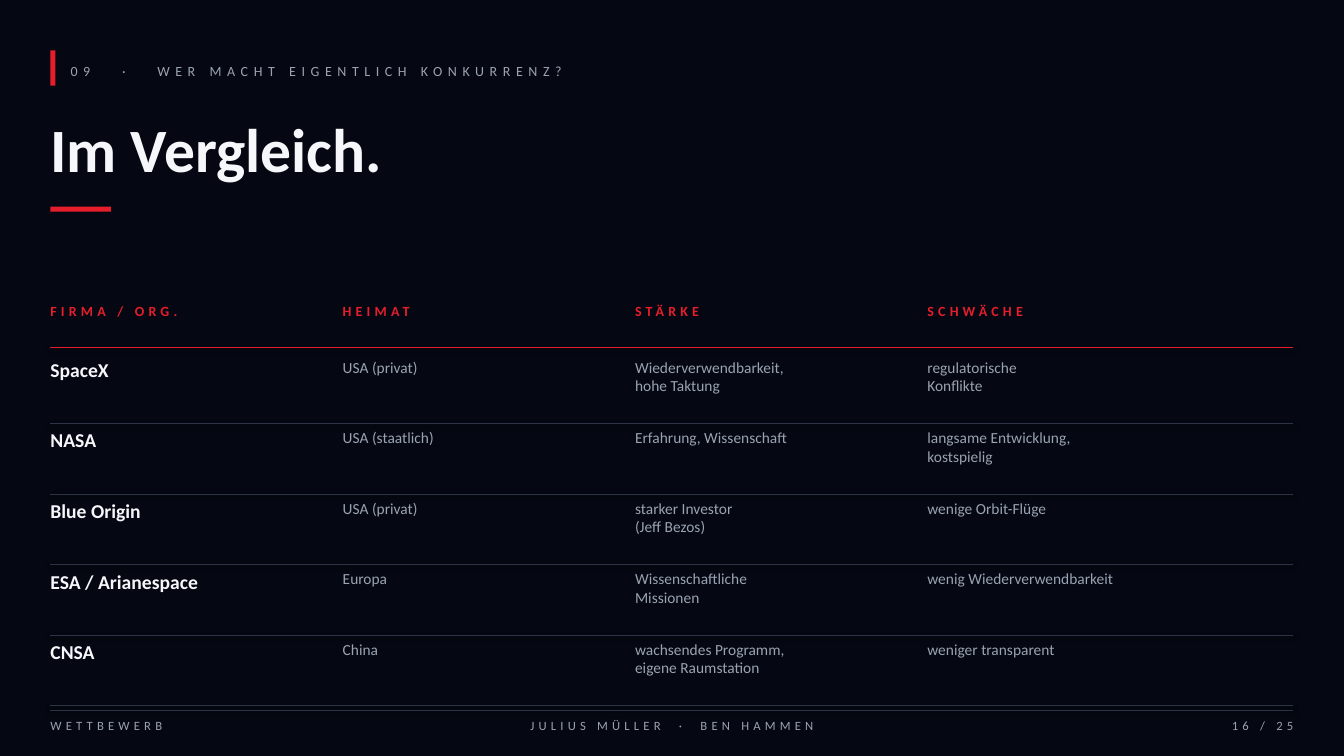
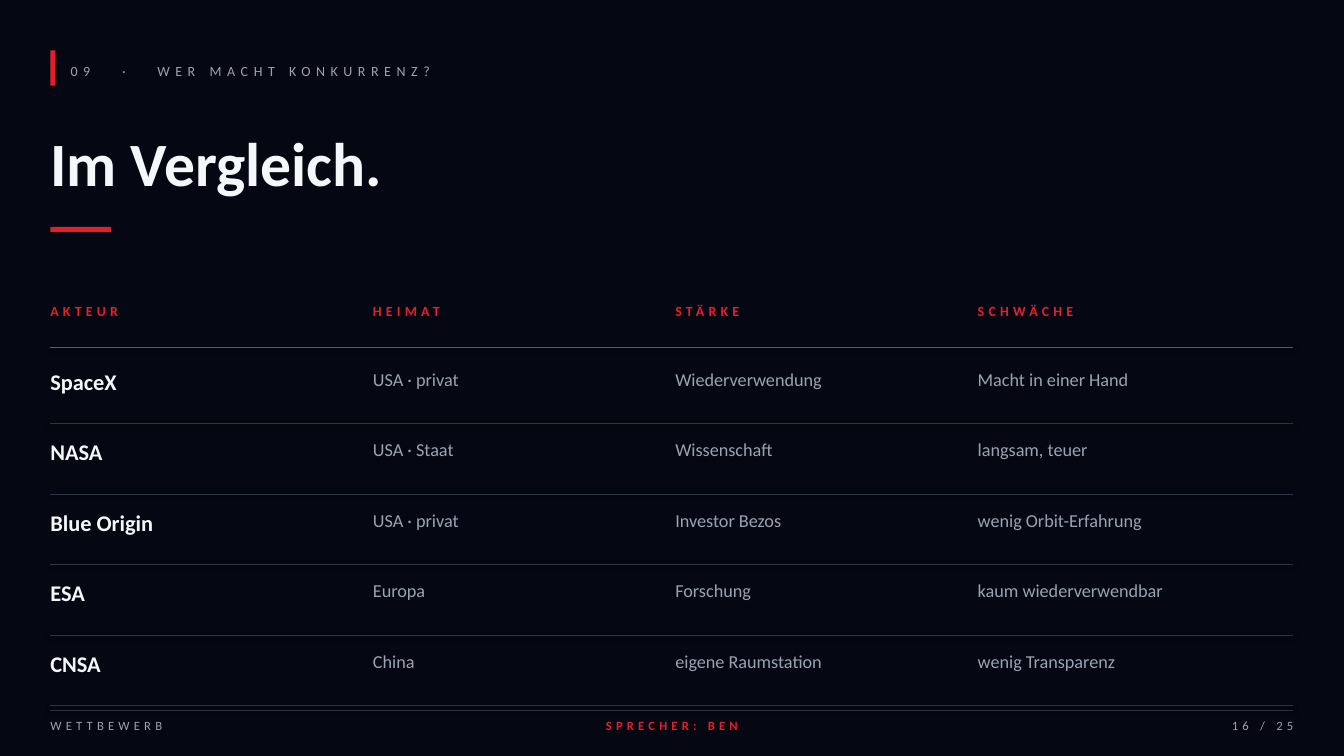
Before and after one commit to Benjibubu/Pr-si-Mathe-, a slide deck: slide 16 of SpaceX_Praesentation_Mueller_Hammen.pptx. Drawn at 1344x756 pixels with LibreOffice and Linux fonts; fonts in the diff are those of the drawing. Boxes give left, top, right and bottom in pixels: in the first picture for what was removed or moved away, otherwise in the second. Text is boxed around its words. In the diff, an @@ line names an element or a change of style, - is before the commit and + after.

Commit message:
v2: minimaler Text, grosse Bildplatzhalter, 3 Histogramme + Sprecherskripte
- Slides: weniger Text, mehr Stichpunkte, mehr Atem zum Reden
- Bildplatzhalter: gross, dezent gerastert, klar nummeriert (BILD 01-08),
  mit Beschreibung und Format-Hinweis (Hochformat / 16:9 etc.)
- 3 echte Balkendiagramme: Kosten/kg, Starlink-Wachstum, Starts/Jahr
- Datum-Chips ueber jedem Kapitel (Stand, Zeitraum)
- Footer zeigt jetzt Sprecher pro Folie (BEN / JULIUS / BEIDE)
- Ben.txt: vollstaendiges Sprechskript mit Cues und Uebergaben
- Julius.txt: ebenso, ergaenzend abgestimmt (gleicher Anteil)

```diff
--- a/SpaceX_Praesentation_Mueller_Hammen.pptx
+++ b/SpaceX_Praesentation_Mueller_Hammen.pptx
@@ text at (x1=71, y1=66, x2=430, y2=76): text changed @@
-09 · WER MACHT EIGENTLICH KONKURRENZ?
+09 · WER MACHT KONKURRENZ?
@@ text "Im Vergleich." moved from (x1=50, y1=128, x2=382, y2=183) to (x1=50, y1=142, x2=382, y2=197) @@
@@ text "Im Vergleich." at (x1=50, y1=142, x2=382, y2=197): line spacing 1 to 1.05 @@
@@ rectangle moved from (x1=50, y1=207, x2=111, y2=212) to (x1=50, y1=227, x2=111, y2=232) @@
@@ text at (x1=50, y1=307, x2=118, y2=316): text changed @@
-FIRMA / ORG.
+AKTEUR
@@ text "HEIMAT" rewrapped from (x1=343, y1=302, x2=630, y2=343) to (x1=373, y1=302, x2=655, y2=343) @@
@@ text "STÄRKE" rewrapped from (x1=635, y1=302, x2=923, y2=343) to (x1=676, y1=302, x2=958, y2=343) @@
@@ text "SCHWÄCHE" moved from (x1=927, y1=304, x2=1022, y2=316) to (x1=978, y1=304, x2=1073, y2=316) @@
@@ text "SpaceX" moved from (x1=50, y1=364, x2=108, y2=380) to (x1=50, y1=375, x2=116, y2=394) @@
@@ text at (x1=373, y1=373, x2=459, y2=389): text changed; size 11 to 13 pt @@
-USA (privat)
+USA · privat
@@ text at (x1=675, y1=373, x2=821, y2=389): text changed; size 11 to 13 pt @@
-Wiederverwendbarkeit,
-hohe Taktung
+Wiederverwendung
@@ text at (x1=978, y1=373, x2=1128, y2=386): text changed; size 11 to 13 pt @@
-regulatorische
-Konflikte
+Macht in einer Hand
@@ text "NASA" moved from (x1=50, y1=434, x2=96, y2=447) to (x1=50, y1=445, x2=102, y2=460) @@
@@ text at (x1=373, y1=444, x2=454, y2=456): text changed; size 11 to 13 pt @@
-USA (staatlich)
+USA · Staat
@@ text at (x1=675, y1=443, x2=772, y2=456): text changed; size 11 to 13 pt @@
-Erfahrung, Wissenschaft
+Wissenschaft
@@ text at (x1=978, y1=443, x2=1088, y2=459): text changed; size 11 to 13 pt @@
-langsame Entwicklung,
-kostspielig
+langsam, teuer
@@ text "Blue Origin" moved from (x1=50, y1=504, x2=141, y2=522) to (x1=50, y1=515, x2=154, y2=535) @@
@@ text at (x1=373, y1=514, x2=459, y2=530): text changed; size 11 to 13 pt @@
-USA (privat)
+USA · privat
@@ text at (x1=675, y1=515, x2=781, y2=527): text changed; size 11 to 13 pt @@
-starker Investor
-(Jeff Bezos)
+Investor Bezos
@@ text at (x1=978, y1=514, x2=1142, y2=530): text changed; size 11 to 13 pt @@
-wenige Orbit-Flüge
+wenig Orbit-Erfahrung
@@ text at (x1=50, y1=586, x2=84, y2=601): text changed; size 14 to 16 pt @@
-ESA / Arianespace
+ESA
@@ text "Europa" moved from (x1=343, y1=574, x2=387, y2=587) to (x1=373, y1=585, x2=425, y2=600) @@
@@ text at (x1=675, y1=584, x2=751, y2=600): text changed; size 11 to 13 pt @@
-Wissenschaftliche
-Missionen
+Forschung
@@ text at (x1=978, y1=584, x2=1163, y2=597): text changed; size 11 to 13 pt @@
-wenig Wiederverwendbarkeit
+kaum wiederverwendbar
@@ size 14 to 16 pt in 4 elements at (x1=50, y1=515, x2=154, y2=535), (x1=50, y1=375, x2=116, y2=394), (x1=50, y1=445, x2=102, y2=460), (x1=50, y1=657, x2=100, y2=672) @@
@@ text "CNSA" moved from (x1=50, y1=646, x2=94, y2=659) to (x1=50, y1=657, x2=100, y2=672) @@
@@ text "China" moved from (x1=343, y1=644, x2=378, y2=655) to (x1=373, y1=655, x2=415, y2=668) @@
@@ text at (x1=635, y1=644, x2=784, y2=658): paragraph removed @@
-wachsendes Programm,
@@ size 11 to 13 pt in 3 elements at (x1=373, y1=585, x2=425, y2=600), (x1=373, y1=655, x2=415, y2=668), (x1=675, y1=655, x2=822, y2=671) @@
@@ text "eigene Raumstation" moved from (x1=635, y1=644, x2=784, y2=676) to (x1=675, y1=655, x2=822, y2=671) @@
@@ text at (x1=978, y1=655, x2=1115, y2=671): text changed; size 11 to 13 pt @@
-weniger transparent
+wenig Transparenz
@@ text at (x1=606, y1=721, x2=738, y2=730): text changed; text colour #9AA3B2 to #E61E2B; bold on @@
-JULIUS MÜLLER · BEN HAMMEN
+SPRECHER: BEN
```
Also in this commit, not shown: 22 other slides changed, 2 slides added, 2 slides removed, 3 other files.
